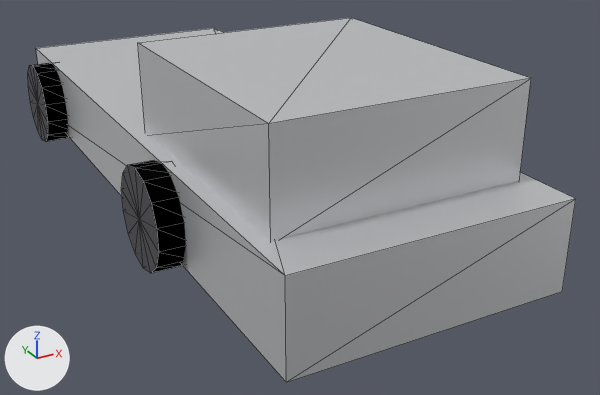
A saved change to the glTF model rentos/public/models/pickup.glb.
The view is the same before and after, from a 50 mm lens placed at (-2.51, -5.57, 2.59), pointed at (0.29, -0.47, 0.04). The axes (+X, +Y, +Z) are drawn at lower left. The lights are the same throughout. The older version comes first. Mesh edges are drawn as thin lines. Vertices at exactly the same position are counted once.

The first picture shows 'pickup'.
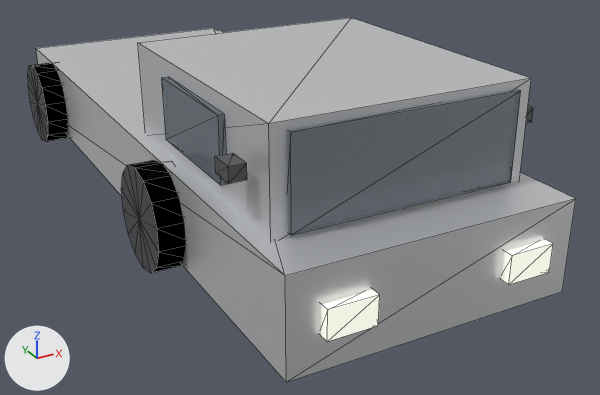
Changed parts and their boxes (x1, y1, x2, y2) in the pictures (600 x 395 px):
part 1 of me_mesh_0, added
    after: (287, 89, 521, 235)
part 2 of me_mesh_0, added
    after: (162, 77, 227, 185)
part 3 of me_mesh_0, added
    after: (321, 289, 380, 342)
part 4 of me_mesh_0, added
    after: (502, 239, 553, 285)
part 5 of me_mesh_0, added
    after: (215, 153, 247, 184)
part 6 of me_mesh_0, added (mostly hidden)
    after: (526, 106, 533, 123)

What the commit changed:
Material 'glass' (mat_glass) is new.
Its base color is (0.15, 0.2, 0.25) (greyish blue #6c7c89).
Its metallic is 0.2.
Its roughness is 0.1.
Its alpha is 0.6.
Material 'headlight' (mat_headlight) is new.
Its base color is (0.96, 0.97, 0.9) (white #fafcf3).
Its roughness is 0.3.
Its emission color is (0.5, 0.5, 0.42) (grey #bcbcad).
Its emission strength is 1.0.
Material 'trim' (mat_trim) is new.
Its base color is (0.12, 0.12, 0.13) (dark grey #616165).
Its metallic is 0.3.
Its roughness is 0.6.
Material 'taillight' (mat_taillight) is new.
Its base color is (0.7, 0.08, 0.07) (red #da504b).
Its roughness is 0.3.
Its emission color is (0.35, 0.02, 0.02) (red #a02727).
Its emission strength is 1.0.
me_mesh_0 is used by ob_pickup; location (0.0, 0.0, 0.0).
me_mesh_0 had 136 vertices, 248 faces and spanned x -1.1..1.1, y -2.55..2.55, z 0.0..1.33.
me_mesh_0 now has 216 vertices, 368 faces and spans x -1.1..1.1, y -2.61..2.61, z 0.0..1.33.
me_mesh_0 part 1: a new loose piece, a box spanning x -0.725..0.725, y -2.235..-2.165, z 0.725..1.275, in mat_glass (greyish blue #6c7c89).
me_mesh_0 part 2: a new loose piece, a box spanning x -0.86..-0.82, y -1.675..-0.825, z 0.82..1.22, in mat_glass (greyish blue #6c7c89).
me_mesh_0 part 3: a new loose piece, a box spanning x -0.73..-0.43, y -2.61..-2.53, z 0.31..0.49, in mat_headlight (white #fafcf3, glowing grey #bcbcad).
me_mesh_0 part 4: a new loose piece, a box spanning x 0.43..0.73, y -2.61..-2.53, z 0.31..0.49, in mat_headlight (white #fafcf3, glowing grey #bcbcad).
me_mesh_0 part 5: a new loose piece, a box spanning x -0.99..-0.89, y -2.08..-1.92, z 1.005..1.095, in mat_trim (dark grey #616165).
me_mesh_0 part 6: a new loose piece, a box spanning x 0.89..0.99, y -2.08..-1.92, z 1.005..1.095, in mat_trim (dark grey #616165).
Other edits to the shape of me_mesh_0 do not show in these pictures.
me_mesh_0 gains material mat_glass (greyish blue #6c7c89).
me_mesh_0 gains material mat_headlight (white #fafcf3, glowing grey #bcbcad).
me_mesh_0 gains material mat_taillight (red #da504b, glowing red #a02727).
me_mesh_0 gains material mat_trim (dark grey #616165).
